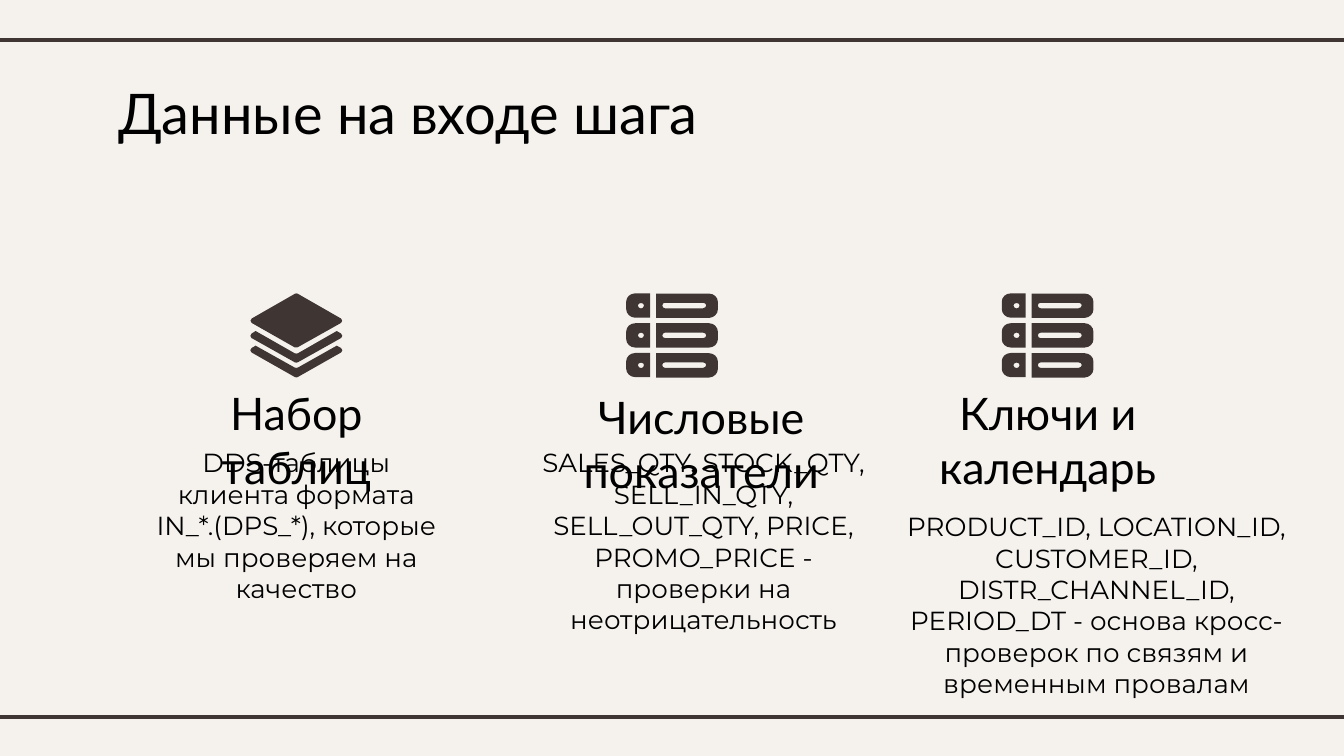
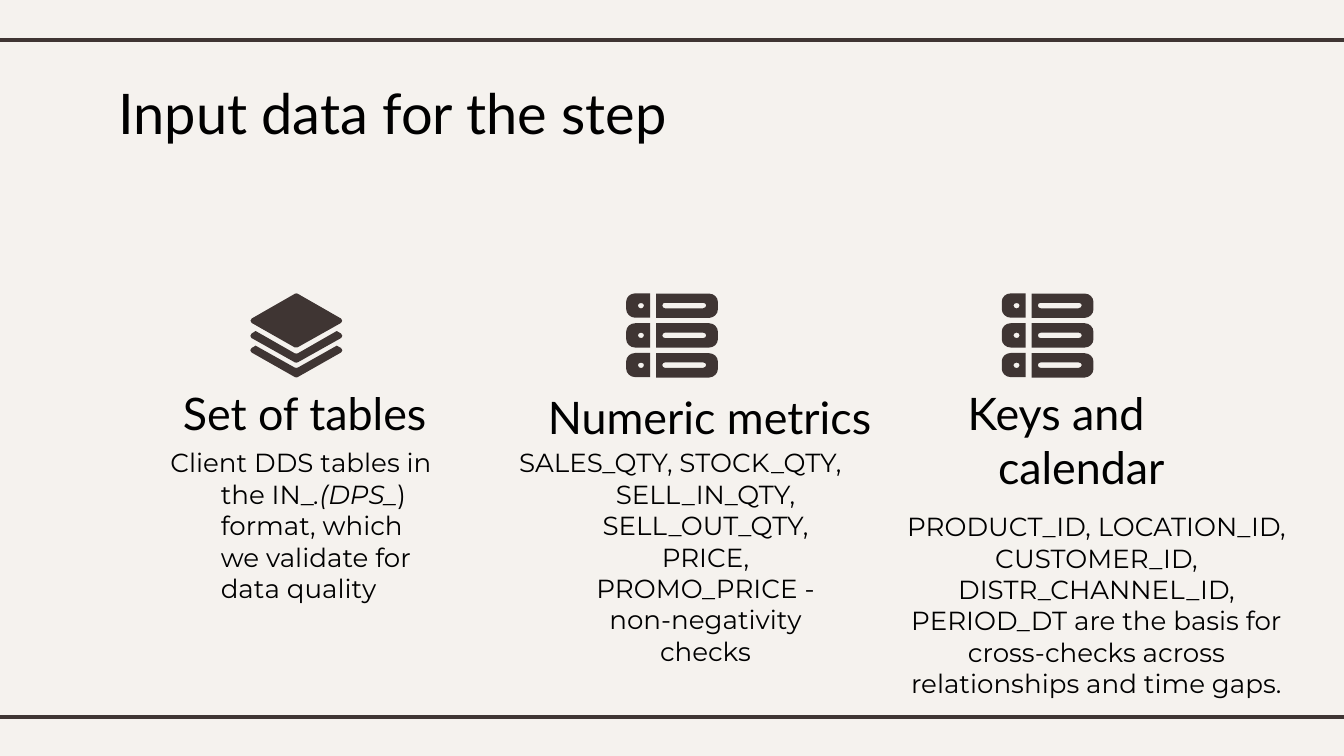
Before and after one commit to aromanenko/DFP, a slide deck: slide 3 of Dq_check+Disaccumulization.pptx. Drawn at 1344x756 pixels with LibreOffice and Linux fonts; fonts in the diff are those of the drawing. Boxes give left, top, right and bottom in pixels: in the first picture for what was removed or moved away, otherwise in the second. Text is boxed around its words. In the diff, an @@ line names an element or a change of style, - is before the commit and + after.

Commit message:
Presentation

```diff
--- a/Dq_check+Disaccumulization.pptx
+++ b/Dq_check+Disaccumulization.pptx
@@ title at bbox=[118, 92, 667, 144]: text changed @@
-Данные на входе шага
+Input data for the step
@@ subtitle at bbox=[183, 397, 426, 431]: text changed @@
-Набор таблиц
+Set of tables
@@ subtitle at bbox=[548, 401, 871, 435]: text changed @@
-Числовые показатели
+Numeric metrics
@@ subtitle at bbox=[968, 397, 1165, 485]: text changed @@
-Ключи и календарь
+Keys and calendar
@@ subtitle at bbox=[170, 452, 432, 604]: text changed @@
-DDS-таблицы клиента формата IN_*.(DPS_*), которые мы проверяем на качество
+Client DDS tables in the IN_.(DPS_) format, which we validate for data quality
@@ subtitle at bbox=[519, 453, 841, 661]: text changed @@
-SALES_QTY, STOCK_QTY, SELL_IN_QTY, SELL_OUT_QTY, PRICE, PROMO_PRICE - проверки на неотрицательность
+SALES_QTY, STOCK_QTY, SELL_IN_QTY, SELL_OUT_QTY, PRICE, PROMO_PRICE - non-negativity checks
@@ subtitle at bbox=[907, 517, 1286, 699]: text changed @@
-PRODUCT_ID, LOCATION_ID, CUSTOMER_ID, DISTR_CHANNEL_ID, PERIOD_DT - основа кросс-проверок по связям и временным провалам
+PRODUCT_ID, LOCATION_ID, CUSTOMER_ID, DISTR_CHANNEL_ID, PERIOD_DT are the basis for cross-checks across relationships and time gaps.
```
Also in this commit, not shown: 5 other slides changed, 5 slides added, 4 slides removed.
